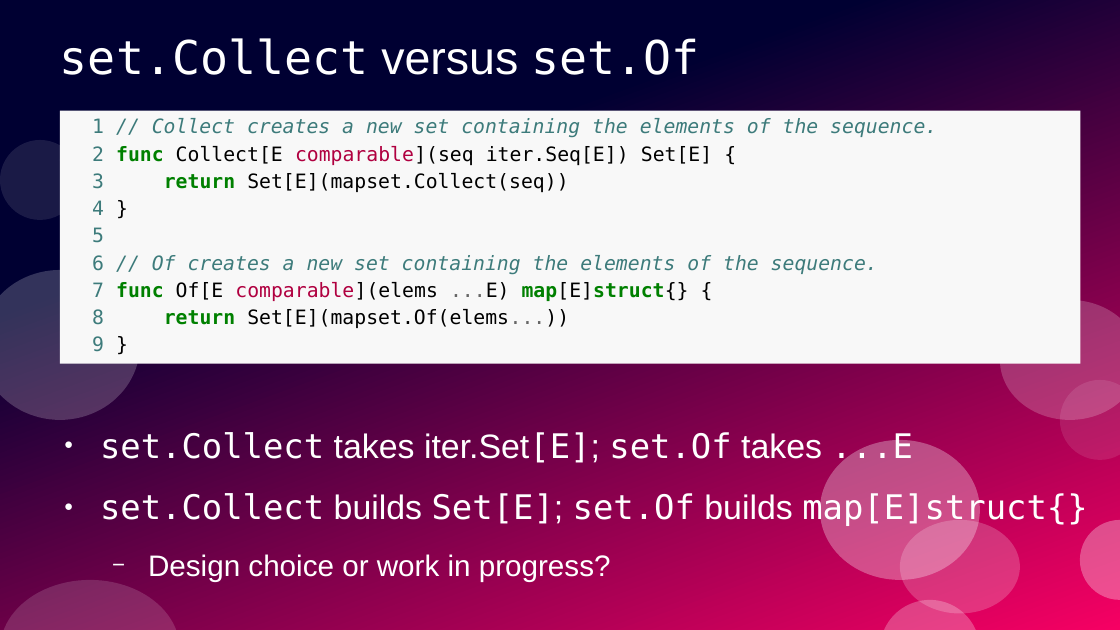
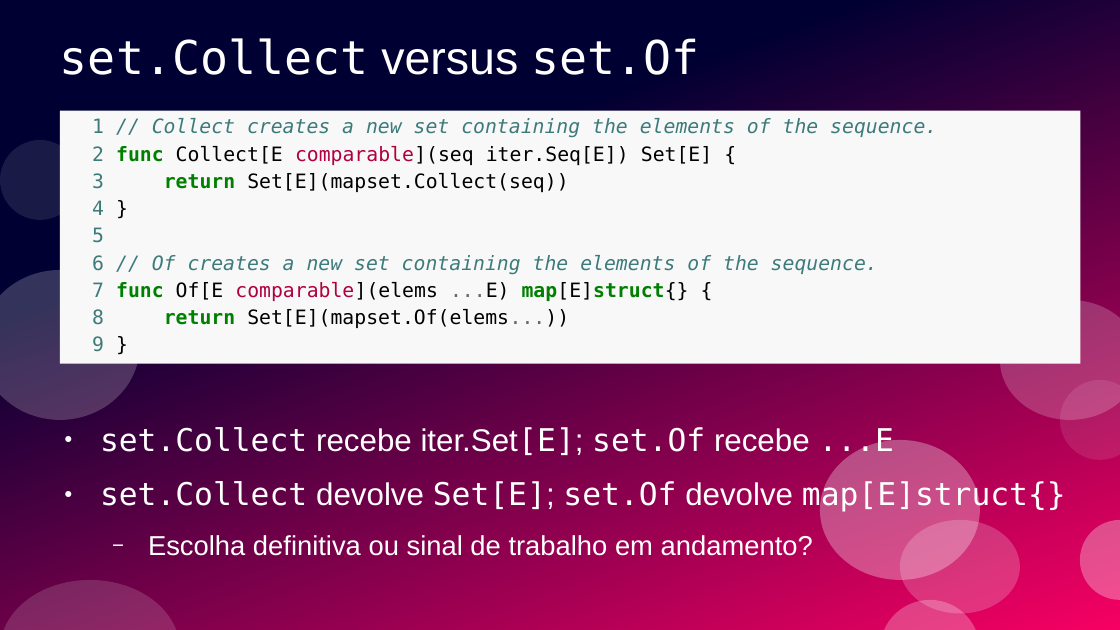
Before and after one commit to ramalho/sets-in-go, a slide deck: slide 64 of conj-em-go1_28.odp (slide 61 before the commit). Drawn at 1120x630 pixels with LibreOffice and Linux fonts; fonts in the diff are those of the drawing. Boxes give left, top, right and bottom in pixels: in the first picture for what was removed or moved away, otherwise in the second. Text is boxed around its words. In the diff, an @@ line names an element or a change of style, - is before the commit and + after.

```diff
--- a/conj-em-go1_28.odp
+++ b/conj-em-go1_28.odp
@@ text at box(100, 427, 1066, 556): text changed; size 24 to 22.2 pt; font DejaVu Sans Mono to Arial @@
-● set.Collect takes iter.Set[E]; set.Of takes ...E
-● set.Collect builds Set[E]; set.Of builds map[E]struct{}
-  − Design choice or work in progress?
+● set.Collect recebe iter.Set[E]; set.Of recebe ...E
+● set.Collect devolve Set[E]; set.Of devolve map[E]struct{}
+  − Escolha definitiva ou sinal de trabalho em andamento?
```
Also in this commit, not shown: 52 other slides changed, 12 slides added, 9 slides removed, 5 other files.
